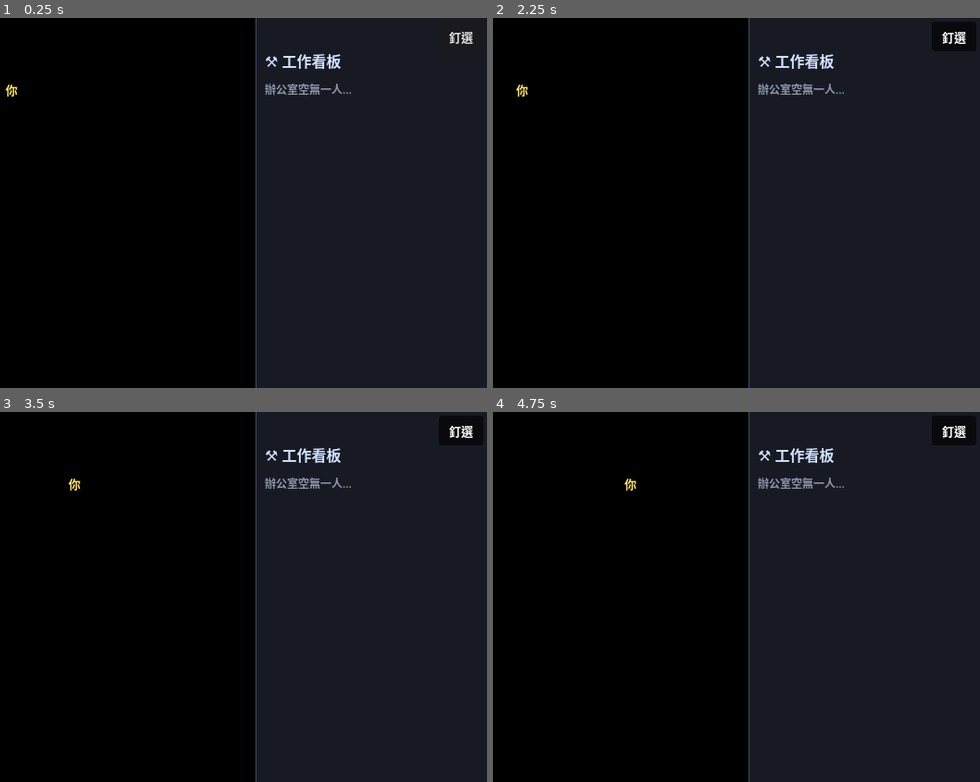
Above: before the commit, frames 1-4 (two rows, left to right).
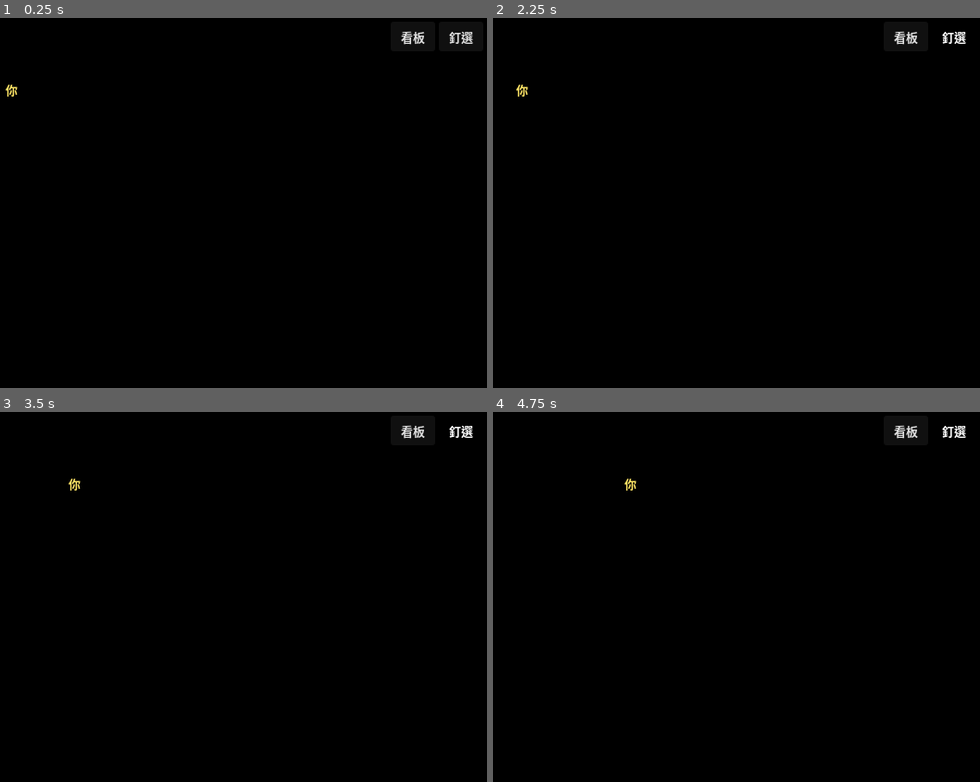
Above: after the commit, the same moments.

Repository: james10120/Deskbots
Game: Godot game, scene res://main.tscn
Same seed, same stepped clock (60 frames per second), same inputs: the game is played once before the commit and once after it.
Inputs (mouse positions are in pixels of both pictures, inside the frame that each line leads up to):
- Up to frame 1 (0.25 s): no input
- Up to frame 2 (2.25 s): click (906, 36) at 0.5 s, where only the run after the commit has a clickable "看板"; click "釘選" at 1.25 s; tap Enter at 2 s; move the mouse to (814, 184) at 2.02 s; hold Right (ui_right) from 2.03 s (still down); click (814, 184) at 2.17 s
- Up to frame 3 (3.5 s): release Right (ui_right) at 2.75 s; drag from (73, 615) to (160, 671) at 2.77 s
- Up to frame 4 (4.75 s): tap Space at 3.5 s; move the mouse to (741, 515) at 3.52 s; hold Right (ui_right) 3.53-4.25 s; click (741, 515) at 3.67 s; drag from (653, 671) to (507, 541) at 4.27 s

The runs differ from the first frame. In frame 1, 46% of the frame differs, in the area x 52-100%, y 0-100%; in frame 2, 46%; in frame 3, 46%; in frame 4, 46%.

Commit message:
工作看板獨立視窗 + 人才庫重新雇用
- 看板從主視窗抽出成獨立 OS 視窗：透明背景圓角卡片、自己的釘選/
  關閉、標題拖曳、底部把手拉高（顯示更多卡片）；主視窗寬度還原，
  右上加「看板」鈕叫回
- 人才庫：機器人離場（SessionEnd/殭屍）記入 runtime/departed.json，
  看板列出可一鍵重新雇用 = 在原資料夾開新終端 claude -c 接續上次
  對話；同資料夾回歸自動移出名單。launch_claude.cmd 加第二參數
  傳 claude 旗標（並改純 ASCII 防 cp950 雷）
- 對話卡按「呼叫終端」後自動關閉
- --shot 順帶截看板視窗到 _shot_board.png

Co-Authored-By: Claude Opus 4.8 <noreply@anthropic.com>

Diff:
--- a/godot/main.gd
+++ b/godot/main.gd
@@ -12,10 +12,13 @@
 const USAGE_FILE := "D:/Work/FunAI/runtime/usage.json"
 const TILED_DIR := "D:/Work/FunAI/assets/tiled/"
 
-# 右側使用量數據面板（遊戲化呈現：負荷量表 + LV + 產出/閱讀/回合）
-const PANEL_W := 250            # 面板寬（視窗在地圖右側多出這麼寬）
+# 工作看板（獨立視窗，遊戲化呈現：負荷量表 + LV + 產出/閱讀/回合 + 人才庫）
+const USAGE_W := 260            # 看板視窗寬
+const USAGE_MIN_H := 220        # 看板最小高（拉高把手的下限）
 const CONTEXT_MAX := 200000.0   # 負荷量表的分母（context 上限；超過=超出負荷）
-const USAGE_REFRESH := 1.0      # 面板多久刷新一次（秒）
+const USAGE_REFRESH := 1.0      # 看板多久刷新一次（秒）
+const DEPARTED_FILE := "D:/Work/FunAI/runtime/departed.json"
+const DEPARTED_MAX := 8         # 人才庫（離職名單）最多記幾筆
 # 負荷比例 → 遊戲字眼（由低到高，取第一個達標的）
 const LOAD_WORDS := [
 	[0.30, "游刃有餘", Color(0.55, 0.85, 0.60)],
@@ -96,8 +99,13 @@
 var _detail_dragging := false
 var _detail_drag_off := Vector2i()
 var _file_dialog: FileDialog   # 點空椅 → 選資料夾 → 開新 PowerShell+claude
-var _usage_box: VBoxContainer  # 右側數據面板的卡片容器（每次刷新重建內容）
-var _usage_t := 0.0            # 數據面板刷新計時
+var _usage_win: Window         # 工作看板（獨立 OS 視窗：可分開釘選/拖曳/拉高）
+var _usage_box: VBoxContainer  # 看板的卡片容器（每次刷新重建內容）
+var _usage_t := 0.0            # 看板刷新計時
+var _usage_dragging := false
+var _usage_drag_off := Vector2i()
+var _usage_resizing := false   # 拖底部把手調整高度中
+var _departed: Array = []      # 人才庫：離職 session [{project, cwd}]，可重新雇用
 
 func _input(event: InputEvent) -> void:
 	# 左鍵：點機器人→顯示進度氣泡；點空白→拖曳整個視窗
@@ -140,6 +148,7 @@
 	var hw := int(_robots[_selected].get("hwnd", 0))
 	if hw != 0:
 		OS.create_process("py", ["D:/Work/FunAI/app/winfocus.py", str(hw)])
+	_on_detail_close()   # 叫出終端後對話卡就功成身退，自動關閉
 
 func _build_file_dialog() -> void:
 	_file_dialog = FileDialog.new()
@@ -199,7 +208,8 @@
 		_draw_grid()
 		return
 	_make_player()
-	_build_usage_panel()
+	_load_departed()
+	_build_usage_window()
 	_make_pin_button()
 	_build_file_dialog()
 	_scan()   # 立即掃一次
@@ -214,6 +224,8 @@
 		_shot_t += delta
 		if _shot_t > 1.0:
 			get_viewport().get_texture().get_image().save_png("D:/Work/FunAI/runtime/_shot.png")
+			if _usage_win != null and _usage_win.visible:   # 看板是獨立視窗，另存一張
+				_usage_win.get_texture().get_image().save_png("D:/Work/FunAI/runtime/_shot_board.png")
 			get_tree().quit()
 			return
 	# 行為（移動）+ 動畫
@@ -234,8 +246,20 @@
 			_refresh_detail()
 	elif _detail_win.visible and (_selected == "" or not _robots.has(_selected)):
 		_detail_win.hide()
-	# 右側數據面板：定期刷新（讀 usage.json）
-	if not _debug_mode and _usage_box != null:
+	# 工作看板：拖曳 / 拉高 / 定期刷新（讀 usage.json）
+	if _usage_dragging:
+		if Input.is_mouse_button_pressed(MOUSE_BUTTON_LEFT):
+			_usage_win.position = DisplayServer.mouse_get_position() - _usage_drag_off
+		else:
+			_usage_dragging = false
+	if _usage_resizing:
+		if Input.is_mouse_button_pressed(MOUSE_BUTTON_LEFT):
+			var maxh := DisplayServer.screen_get_size(_usage_win.current_screen).y
+			var h := DisplayServer.mouse_get_position().y - _usage_win.position.y + 10
+			_usage_win.size = Vector2i(USAGE_W, clampi(h, USAGE_MIN_H, maxh))
+		else:
+			_usage_resizing = false
+	if not _debug_mode and _usage_box != null and _usage_win.visible:
 		_usage_t -= delta
 		if _usage_t <= 0.0:
 			_usage_t = USAGE_REFRESH
@@ -515,9 +539,10 @@
 					_upsert(data)
 			fname = dir.get_next()
 		dir.list_dir_end()
-	# 移除已離場（檔案消失）的角色
+	# 移除已離場（檔案消失）的角色 → 記入人才庫供重新雇用
 	for sid in _robots.keys():
 		if not seen.has(sid):
+			_record_departed(_robots[sid])
 			_robots[sid].node.queue_free()
 			_robots.erase(sid)
 
@@ -531,9 +556,10 @@
 	var t_age := 1.0e9
 	if tp != "" and FileAccess.file_exists(tp):
 		t_age = now - float(FileAccess.get_modified_time(tp))
-	# 殭屍：transcript 很久沒動、事件也舊 → session 已死，移除機器人
+	# 殭屍：transcript 很久沒動、事件也舊 → session 已死，移除機器人（記入人才庫）
 	if t_age > ZOMBIE_SEC and age > ZOMBIE_SEC:
 		if _robots.has(sid):
+			_record_departed(_robots[sid])
 			_robots[sid].node.queue_free()
 			_robots.erase(sid)
 		return
@@ -595,6 +621,7 @@
 	r.transcript = str(data.get("transcript", ""))
 	r.cwd = str(data.get("cwd", ""))
 	r.hwnd = int(data.get("hwnd", 0))
+	_unrecord_departed(r.cwd)   # 回來上班了 → 從人才庫移除
 	r.label.text = project
 	r.label.add_theme_color_override("font_color", STATE_COLOR.get(state, Color.WHITE))
 	r.label.add_theme_stylebox_override("normal", _name_bg())
@@ -609,50 +636,125 @@
 	var b := Button.new()
 	b.text = "釘選"
 	b.toggle_mode = true
-	b.tooltip_text = "釘選：永遠置頂（再按取消）"
+	b.tooltip_text = "釘選：地圖永遠置頂（再按取消）"
 	b.focus_mode = Control.FOCUS_NONE
 	b.size = Vector2(48, 26)
 	b.position = Vector2(get_window().size.x - 52, 4)
 	b.add_theme_font_size_override("font_size", 13)
 	b.toggled.connect(_on_pin_toggled)
 	cl.add_child(b)
+	# 看板開關（看板被關掉後從這裡叫回來）
+	var ub := Button.new()
+	ub.text = "看板"
+	ub.tooltip_text = "顯示/隱藏工作看板"
+	ub.focus_mode = Control.FOCUS_NONE
+	ub.size = Vector2(48, 26)
+	ub.position = Vector2(get_window().size.x - 104, 4)
+	ub.add_theme_font_size_override("font_size", 13)
+	ub.pressed.connect(_toggle_usage_win)
+	cl.add_child(ub)
+
+func _toggle_usage_win() -> void:
+	if _usage_win.visible:
+		_usage_win.hide()
+	else:
+		# 重新打開時拉回地圖右側（避免飄到看不到的地方）
+		_usage_win.position = get_window().position + Vector2i(get_window().size.x + 8, 0)
+		_usage_win.show()
+		_refresh_usage()
 
 func _on_pin_toggled(on: bool) -> void:
 	get_window().always_on_top = on
 
-# ── 右側使用量數據面板 ──────────────────────────────────────────
-func _build_usage_panel() -> void:
-	var cl := CanvasLayer.new()
-	add_child(cl)
-	var win := get_window().size
-	var panel := PanelContainer.new()
-	panel.position = Vector2(win.x - PANEL_W, 0)
-	panel.size = Vector2(PANEL_W, win.y)
-	var sb := StyleBoxFlat.new()
-	sb.bg_color = Color(0.10, 0.11, 0.15, 0.92)
-	sb.border_width_left = 1
-	sb.border_color = Color(0.26, 0.30, 0.42, 1.0)
-	sb.set_content_margin_all(10)
-	sb.content_margin_top = 34          # 讓出右上角的「釘選」鈕
-	panel.add_theme_stylebox_override("panel", sb)
-	cl.add_child(panel)
-	var outer := VBoxContainer.new()
-	outer.add_theme_constant_override("separation", 10)
-	panel.add_child(outer)
+# ── 工作看板（獨立視窗：分開釘選、拖曳、拉高、透明背景）──────────
+func _build_usage_window() -> void:
+	_usage_win = Window.new()
+	_usage_win.title = "FunAI 工作看板"
+	_usage_win.size = Vector2i(USAGE_W, 380)
+	_usage_win.borderless = true       # 無邊框，把手/按鈕都自己畫
+	_usage_win.unresizable = true      # OS 縮放關掉，改用底部把手拉高
+	_usage_win.transparent_bg = true   # 卡片外全透明
+	_usage_win.always_on_top = false
+	add_child(_usage_win)
+	_usage_win.set_flag(Window.FLAG_TRANSPARENT, true)
+	_usage_win.close_requested.connect(func(): _usage_win.hide())
+	var outer := MarginContainer.new()
+	outer.set_anchors_preset(Control.PRESET_FULL_RECT)
+	for m in ["margin_left", "margin_right", "margin_top", "margin_bottom"]:
+		outer.add_theme_constant_override(m, 6)
+	_usage_win.add_child(outer)
+	# 半透明圓角卡片
+	var card := PanelContainer.new()
+	var csb := StyleBoxFlat.new()
+	csb.bg_color = Color(0.10, 0.11, 0.15, 0.86)
+	csb.set_corner_radius_all(14)
+	csb.set_border_width_all(1)
+	csb.border_color = Color(0.26, 0.30, 0.42, 0.9)
+	csb.set_content_margin_all(12)
+	card.add_theme_stylebox_override("panel", csb)
+	outer.add_child(card)
+	var vbox := VBoxContainer.new()
+	vbox.add_theme_constant_override("separation", 8)
+	card.add_child(vbox)
+	# 標題列：標題（拖曳）+ 釘選 + 關閉
+	var headrow := HBoxContainer.new()
+	headrow.add_theme_constant_override("separation", 6)
+	vbox.add_child(headrow)
 	var title := Label.new()
 	title.text = "⚒ 工作看板"
-	title.add_theme_font_size_override("font_size", 16)
+	title.add_theme_font_size_override("font_size", 15)
 	title.add_theme_color_override("font_color", Color(0.82, 0.88, 1.0))
-	outer.add_child(title)
+	title.size_flags_horizontal = Control.SIZE_EXPAND_FILL
+	title.mouse_filter = Control.MOUSE_FILTER_STOP
+	title.mouse_default_cursor_shape = Control.CURSOR_MOVE
+	title.gui_input.connect(_on_usage_header_drag)
+	headrow.add_child(title)
+	var pin := Button.new()
+	pin.text = "📌"
+	pin.toggle_mode = true
+	pin.tooltip_text = "釘選看板：永遠置頂（與地圖分開）"
+	pin.focus_mode = Control.FOCUS_NONE
+	pin.add_theme_font_size_override("font_size", 12)
+	pin.toggled.connect(func(on): _usage_win.always_on_top = on)
+	headrow.add_child(pin)
+	var xbtn := Button.new()
+	xbtn.text = "✕"
+	xbtn.focus_mode = Control.FOCUS_NONE
+	xbtn.add_theme_font_size_override("font_size", 12)
+	xbtn.pressed.connect(func(): _usage_win.hide())
+	headrow.add_child(xbtn)
+	# 內容捲動（拉高視窗 = 一次看到更多卡片）
 	var scroll := ScrollContainer.new()
 	scroll.horizontal_scroll_mode = ScrollContainer.SCROLL_MODE_DISABLED
 	scroll.size_flags_vertical = Control.SIZE_EXPAND_FILL
 	scroll.size_flags_horizontal = Control.SIZE_EXPAND_FILL
-	outer.add_child(scroll)
+	vbox.add_child(scroll)
 	_usage_box = VBoxContainer.new()
 	_usage_box.add_theme_constant_override("separation", 8)
 	_usage_box.size_flags_horizontal = Control.SIZE_EXPAND_FILL
 	scroll.add_child(_usage_box)
+	# 底部拉高把手
+	var grip := Label.new()
+	grip.text = "··· 拖此調整高度 ···"
+	grip.horizontal_alignment = HORIZONTAL_ALIGNMENT_CENTER
+	grip.add_theme_font_size_override("font_size", 10)
+	grip.add_theme_color_override("font_color", Color(0.5, 0.55, 0.65))
+	grip.mouse_filter = Control.MOUSE_FILTER_STOP
+	grip.mouse_default_cursor_shape = Control.CURSOR_VSIZE
+	grip.gui_input.connect(_on_usage_grip)
+	vbox.add_child(grip)
+	# 預設開在地圖右側
+	_usage_win.position = get_window().position + Vector2i(get_window().size.x + 8, 0)
+	_usage_win.visible = true
+
+func _on_usage_header_drag(event: InputEvent) -> void:
+	if event is InputEventMouseButton and event.button_index == MOUSE_BUTTON_LEFT and event.pressed:
+		_usage_dragging = true
+		_usage_drag_off = DisplayServer.mouse_get_position() - _usage_win.position
+
+func _on_usage_grip(event: InputEvent) -> void:
+	if event is InputEventMouseButton and event.button_index == MOUSE_BUTTON_LEFT and event.pressed:
+		_usage_resizing = true
 
 func _refresh_usage() -> void:
 	if _usage_box == null:
@@ -684,28 +786,37 @@
 		empty.add_theme_font_size_override("font_size", 12)
 		empty.add_theme_color_override("font_color", Color(0.55, 0.58, 0.66))
 		_usage_box.add_child(empty)
-		return
-	# 全公司合計列
-	var sep := HSeparator.new()
-	_usage_box.add_child(sep)
-	var tot := VBoxContainer.new()
-	tot.add_theme_constant_override("separation", 1)
-	var h := Label.new()
-	h.text = "🏢 全公司 · %d 人上工" % shown
-	h.add_theme_font_size_override("font_size", 12)
-	h.add_theme_color_override("font_color", Color(0.78, 0.82, 0.9))
-	tot.add_child(h)
-	var l := Label.new()
-	l.text = "⚒ 產出 %s   📖 閱讀 %s" % [_fmt_tok(t_out), _fmt_tok(t_in + t_cache)]
-	l.add_theme_font_size_override("font_size", 12)
-	l.add_theme_color_override("font_color", Color(0.62, 0.66, 0.74))
-	tot.add_child(l)
-	var l2 := Label.new()
-	l2.text = "🔁 共 %d 回合" % t_turns
-	l2.add_theme_font_size_override("font_size", 12)
-	l2.add_theme_color_override("font_color", Color(0.62, 0.66, 0.74))
-	tot.add_child(l2)
-	_usage_box.add_child(tot)
+	else:
+		# 全公司合計列
+		_usage_box.add_child(HSeparator.new())
+		var tot := VBoxContainer.new()
+		tot.add_theme_constant_override("separation", 1)
+		var h := Label.new()
+		h.text = "🏢 全公司 · %d 人上工" % shown
+		h.add_theme_font_size_override("font_size", 12)
+		h.add_theme_color_override("font_color", Color(0.78, 0.82, 0.9))
+		tot.add_child(h)
+		var l := Label.new()
+		l.text = "⚒ 產出 %s   📖 閱讀 %s" % [_fmt_tok(t_out), _fmt_tok(t_in + t_cache)]
+		l.add_theme_font_size_override("font_size", 12)
+		l.add_theme_color_override("font_color", Color(0.62, 0.66, 0.74))
+		tot.add_child(l)
+		var l2 := Label.new()
+		l2.text = "🔁 共 %d 回合" % t_turns
+		l2.add_theme_font_size_override("font_size", 12)
+		l2.add_theme_color_override("font_color", Color(0.62, 0.66, 0.74))
+		tot.add_child(l2)
+		_usage_box.add_child(tot)
+	# 人才庫：離職的 session，一鍵重新雇用（claude -c 接續上次對話）
+	if _departed.size() > 0:
+		_usage_box.add_child(HSeparator.new())
+		var dh := Label.new()
+		dh.text = "📋 人才庫 · 點擊重新雇用"
+		dh.add_theme_font_size_override("font_size", 12)
+		dh.add_theme_color_override("font_color", Color(0.78, 0.82, 0.9))
+		_usage_box.add_child(dh)
+		for d in _departed:
+			_usage_box.add_child(_rehire_row(d))
 
 func _on_usage_card_input(event: InputEvent, sid: String) -> void:
 	if event is InputEventMouseButton and event.button_index == MOUSE_BUTTON_LEFT and event.pressed:
@@ -811,6 +922,73 @@
 		return "%.1fk" % (n / 1000.0)
 	return str(n)
 
+# ── 人才庫（離職名單 + 重新雇用）────────────────────────────────
+func _rehire_row(d: Dictionary) -> Control:
+	var btn := Button.new()
+	btn.text = "↻ %s" % str(d.get("project", "?"))
+	btn.tooltip_text = "重新雇用：在 %s 開新終端、接續上次對話 (claude -c)" % str(d.get("cwd", ""))
+	btn.focus_mode = Control.FOCUS_NONE
+	btn.alignment = HORIZONTAL_ALIGNMENT_LEFT
+	btn.add_theme_font_size_override("font_size", 12)
+	var nsb := StyleBoxFlat.new()
+	nsb.bg_color = Color(0.16, 0.22, 0.30, 1.0)
+	nsb.set_corner_radius_all(7)
+	nsb.set_content_margin_all(7)
+	var hsb := nsb.duplicate()
+	hsb.bg_color = Color(0.22, 0.32, 0.44, 1.0)
+	btn.add_theme_stylebox_override("normal", nsb)
+	btn.add_theme_stylebox_override("hover", hsb)
+	btn.add_theme_stylebox_override("pressed", nsb)
+	btn.add_theme_color_override("font_color", Color(0.85, 0.92, 1.0))
+	var cwd := str(d.get("cwd", ""))
+	btn.pressed.connect(func(): _rehire(cwd))
+	return btn
+
+func _rehire(cwd: String) -> void:
+	# 重新雇用 = 在原資料夾開新 PowerShell、claude -c 接續上次對話
+	if cwd == "":
+		return
+	OS.create_process("cmd.exe", ["/c", "D:\\Work\\FunAI\\app\\launch_claude.cmd", cwd, "-c"])
+
+func _record_departed(r) -> void:
+	# 機器人離場（SessionEnd / 殭屍）→ 記入人才庫；同資料夾只留最新一筆
+	var cwd := str(r.get("cwd", ""))
+	if cwd == "":
+		return
+	for i in range(_departed.size()):
+		if str(_departed[i].get("cwd", "")) == cwd:
+			_departed.remove_at(i)
+			break
+	_departed.insert(0, {"project": str(r.get("project", "?")), "cwd": cwd})
+	while _departed.size() > DEPARTED_MAX:
+		_departed.pop_back()
+	_save_departed()
+
+func _unrecord_departed(cwd: String) -> void:
+	# 同資料夾的 session 回來上班了 → 從人才庫移除
+	if cwd == "":
+		return
+	for i in range(_departed.size()):
+		if str(_departed[i].get("cwd", "")) == cwd:
+			_departed.remove_at(i)
+			_save_departed()
+			return
+
+func _save_departed() -> void:
+	var f := FileAccess.open(DEPARTED_FILE, FileAccess.WRITE)
+	if f != null:
+		f.store_string(JSON.stringify(_departed))
+		f.close()
+
+func _load_departed() -> void:
+	var f := FileAccess.open(DEPARTED_FILE, FileAccess.READ)
+	if f == null:
+		return
+	var j = JSON.parse_string(f.get_as_text())
+	f.close()
+	if j is Array:
+		_departed = j
+
 func _make_player() -> void:
 	var node := Node2D.new()
 	var spr := Sprite2D.new()
@@ -907,8 +1085,7 @@
 	var tw := int(m["tilewidth"])
 	_map_w = int(m["width"])
 	_map_h = int(m["height"])
-	# 視窗寬 = 地圖寬 + 右側數據面板寬（地圖照舊畫在左側 0 起）
-	get_window().size = Vector2i(int(_map_w * tw * SCALE) + PANEL_W, int(_map_h * tw * SCALE))
+	get_window().size = Vector2i(int(_map_w * tw * SCALE), int(_map_h * tw * SCALE))
 	# 載入 tileset 紋理
 	var tsets := []
 	for ts in m["tilesets"]:
Not shown, changed: app/launch_claude.cmd
